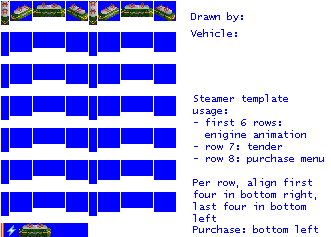
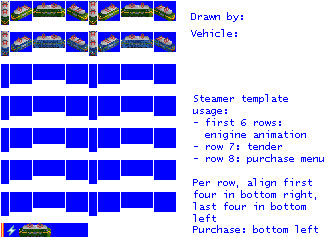
Comparing the layer stacks of the two 331px x 237px images. Changes:
added layer "Pasted Layer" above "empty.png" over [154, 35, 175, 52]
painted on "empty.png" over [1, 31, 153, 56]
